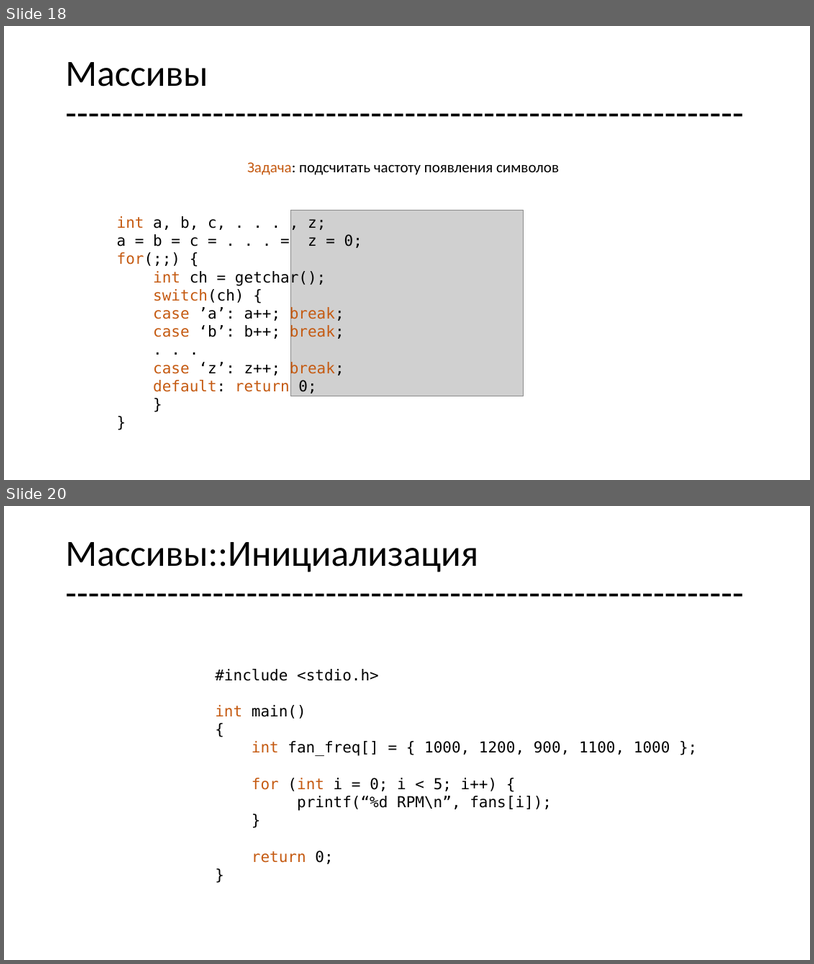
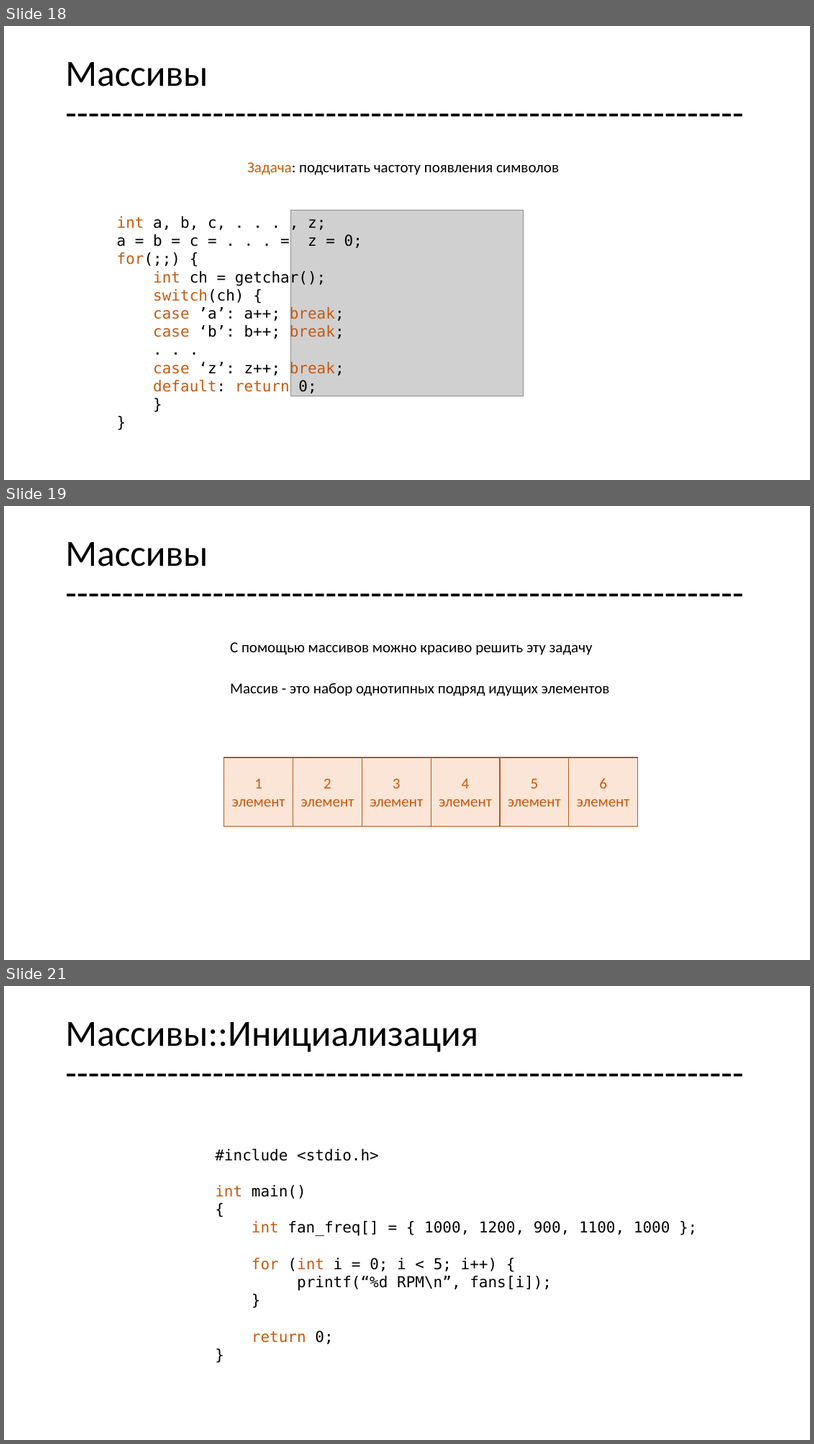
Before and after one commit to geeknik96/CLec, a slide deck: lec2/lec2.pptx. Shown one above the other, each under a label of ours: slides 18 and 20 before the commit, slides 18, 19 and 21 after it; the slides between them are not shown. The pictures are 814x964 and 814x1444 pixels, drawn with LibreOffice and Linux fonts; fonts in the diff are those of the drawing; grey boxes stand for pictures. Boxes give left, top, right and bottom in pixels: in the first picture for what was removed or moved away, otherwise in the second. Text is boxed around its words. In the diff, an @@ line names an element or a change of style, - is before the commit and + after.

```diff
--- a/lec2/lec2.pptx
+++ b/lec2/lec2.pptx
@@ slide 19 added at bbox=[4, 506, 810, 960], background #FFFFFF @@
@@ title added at bbox=[65, 542, 208, 566], 44 pt, text #000000 @@
+Массивы
+------------------------------------------------------------
@@ text added at bbox=[230, 642, 593, 655], 18 pt, text #000000 @@
+С помощью массивов можно красиво решить эту задачу
@@ text added at bbox=[230, 682, 610, 696], 18 pt, text #000000 @@
+Массив - это набор однотипных подряд идущих элементов
@@ rectangle added at bbox=[224, 758, 293, 826], fill #FBE5D6, outline #AF5C24 1 pt, 18 pt, text #C55A11 @@
+1 элемент
@@ rectangle added at bbox=[293, 758, 362, 826], fill #FBE5D6, outline #AF5C24 1 pt, 18 pt, text #C55A11 @@
+2 элемент
@@ rectangle added at bbox=[362, 758, 431, 826], fill #FBE5D6, outline #AF5C24 1 pt, 18 pt, text #C55A11 @@
+3
+элемент
@@ rectangle added at bbox=[431, 758, 500, 826], fill #FBE5D6, outline #AF5C24 1 pt, 18 pt, text #C55A11 @@
+4 элемент
@@ rectangle added at bbox=[500, 758, 569, 826], fill #FBE5D6, outline #AF5C24 1 pt, 18 pt, text #C55A11 @@
+5 элемент
@@ rectangle added at bbox=[569, 758, 638, 826], fill #FBE5D6, outline #AF5C24 1 pt, 18 pt, text #C55A11 @@
+6 элемент
@@ what was slide 20 is now slide 21 @@
```
Also in this commit, not shown: 1 slide changed, 14 other files.
